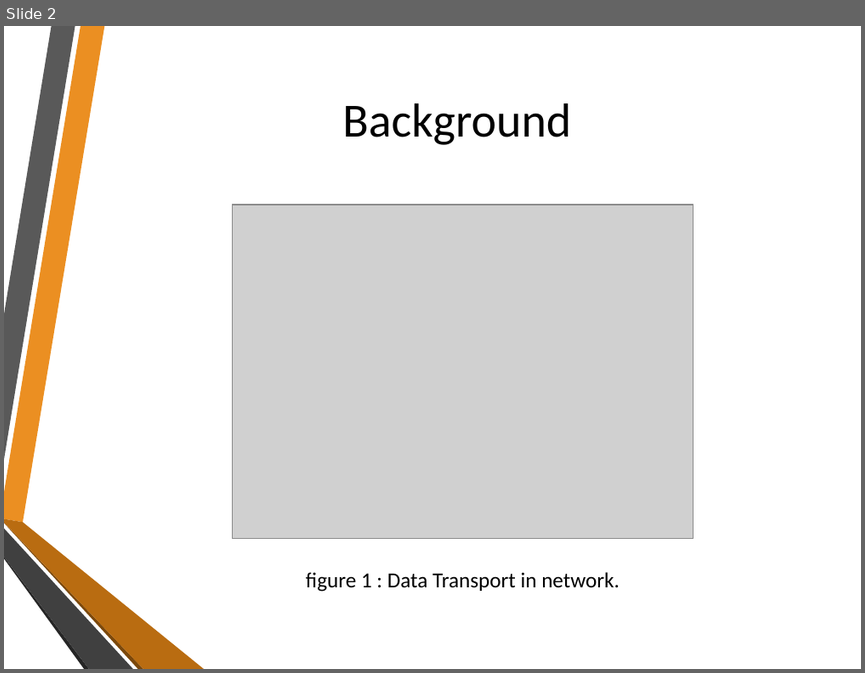
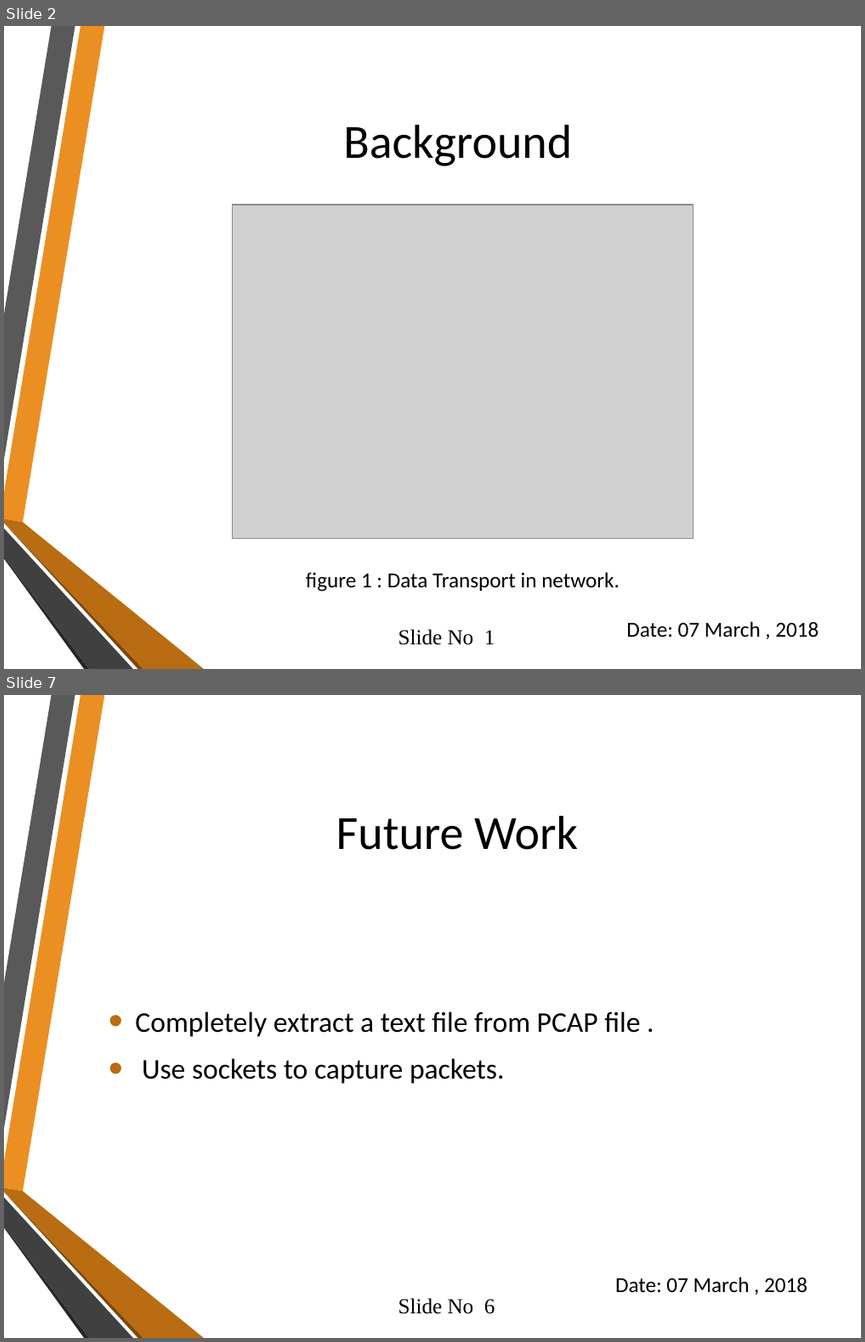
Before and after one commit to PritomKumar/SPLproject-1, a slide deck: Extracting Text File From Downloaded Packet File.pptx. Shown one above the other, each under a label of ours: slide 2 before the commit, slides 2 and 7 after it; the slides between them are not shown. The pictures are 865x673 and 865x1342 pixels, drawn with LibreOffice and Linux fonts; fonts in the diff are those of the drawing; grey boxes stand for pictures; background and template pictures are left out. Boxes give left, top, right and bottom in pixels: in the first picture for what was removed or moved away, otherwise in the second. Text is boxed around its words. In the diff, an @@ line names an element or a change of style, - is before the commit and + after.

```diff
--- a/Extracting Text File From Downloaded Packet File.pptx
+++ b/Extracting Text File From Downloaded Packet File.pptx
@@ slide 7 added at [4, 695, 861, 1338], background picture (left out); not listed: 6 template elements that a slide beside it also shows @@
@@ title added at [336, 816, 578, 850], 40 pt, text #000000 @@
+Future Work
@@ text added at [135, 1011, 640, 1083], 24 pt, text #000000 @@
+• Completely extract a text file from PCAP file .
+• Use sockets to capture packets.
@@ text added at [615, 1276, 807, 1293], 18 pt, text #000000 @@
+Date: 07 March , 2018
@@ text added at [398, 1298, 495, 1314], 18 pt, text #000000 @@
+Slide No 6
@@ slide 2 changed as well @@
@@ title "Background": place and size @@
-title "Background" at [342, 103, 571, 145]
+title "Background" at [343, 125, 572, 166]
@@ text added at [398, 629, 495, 645], 18 pt, text #000000 @@
+Slide No 1
@@ text added at [626, 621, 818, 636], 18 pt, text #000000 @@
+Date: 07 March , 2018
```
Also in this commit, not shown: 1 other slide changed, 7 other slides added, 4 slides removed, 5 other files.
